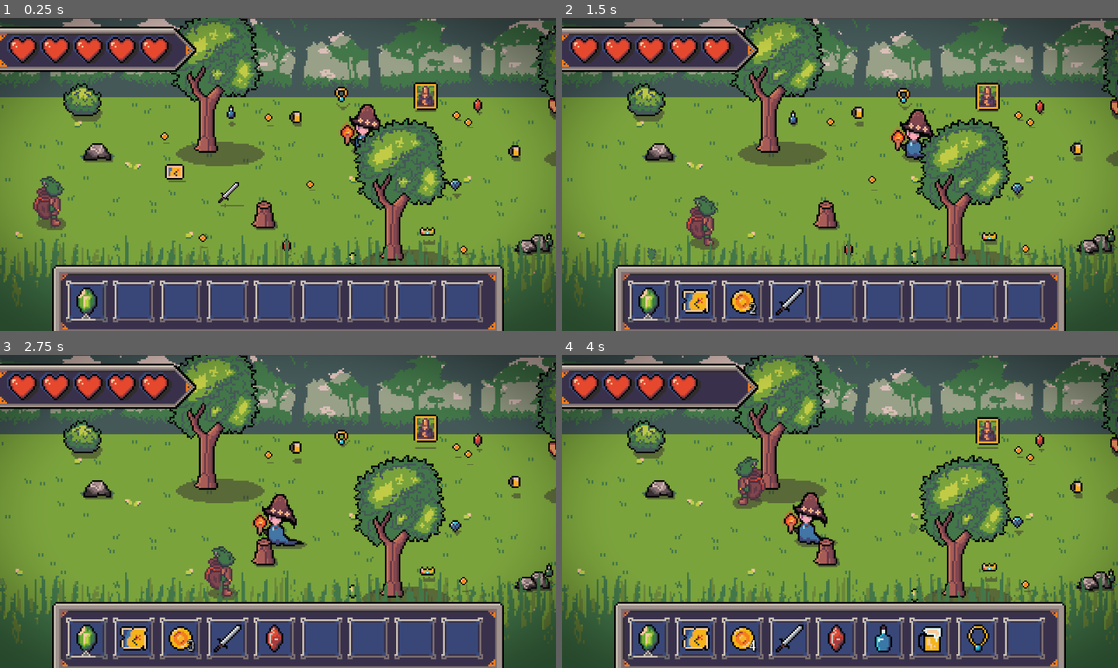
Above: before the commit, frames 1-4 (two rows, left to right).
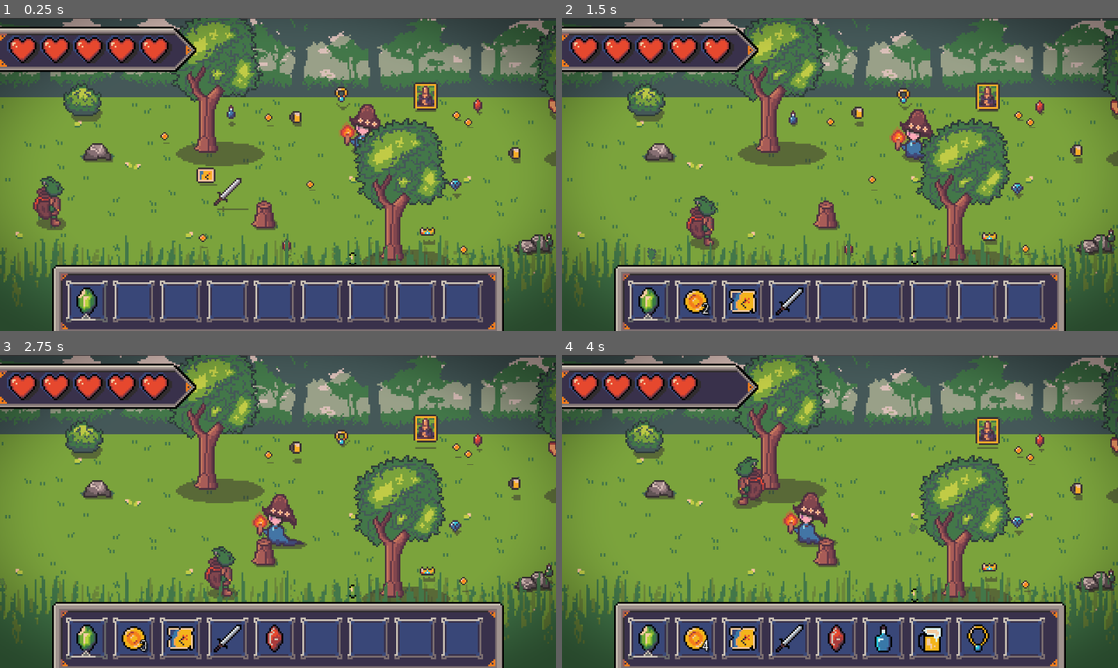
Above: after the commit, the same moments.

Repository: youkergav/Loot-Goblin
Game: Godot game, scene res://scenes/main.tscn
Same seed, same stepped clock (60 frames per second), same inputs: the game is played once before the commit and once after it.
Inputs:
- Up to frame 1 (0.25 s): no input
- Up to frame 2 (1.5 s): hold Right (ui_right) 0.53-1.28 s; hold Down (ui_down) from 1.28 s (still down)
- Up to frame 3 (2.75 s): release Down (ui_down) at 2.03 s; hold Right (ui_right) from 2.03 s (still down)
- Up to frame 4 (4 s): release Right (ui_right) at 2.78 s; hold Up (ui_up) 2.78-3.53 s; hold Left (ui_left) from 3.53 s (still down)

The runs differ from the first frame. In frame 1, 3.0% of the frame differs, in the area x 11-100%, y 0-78%; in frame 2, 3.1%; in frame 3, 3.2%, in the area x 11-100%, y 0-96%; in frame 4, 3.1%.

Commit message:
Soft outlines

Diff:
--- a/scenes/main.tscn
+++ b/scenes/main.tscn
@@ -435,9 +435,11 @@
 
 [node name="ItemSword" parent="World" instance=ExtResource("25_og1vs")]
 position = Vector2(133, 12)
+scale = Vector2(1, 1)
 
 [node name="ItemShield" parent="World" instance=ExtResource("26_2wyq8")]
 position = Vector2(373, -7)
+scale = Vector2(1, 1)
 
 [node name="ItemWand" parent="World" instance=ExtResource("24_yq6so")]
 position = Vector2(609, 15)
@@ -446,10 +448,10 @@
 position = Vector2(170, -33)
 
 [node name="ItemBeer2" parent="World" instance=ExtResource("28_2f3dj")]
-position = Vector2(296, -13)
+position = Vector2(296, -12)
 
 [node name="ItemMap" parent="World" instance=ExtResource("26_qkpxi")]
-position = Vector2(101, -1)
+position = Vector2(119, 1)
 
 [node name="ItemPainting1" parent="World" instance=ExtResource("27_5q0nq")]
 position = Vector2(526, -35)
--- a/scenes/packed/props/prop_bush.tscn
+++ b/scenes/packed/props/prop_bush.tscn
@@ -1,28 +1,35 @@
-[gd_scene load_steps=8 format=3 uid="uid://c3wjpww4ht0ni"]
+[gd_scene load_steps=9 format=3 uid="uid://c3wjpww4ht0ni"]
 
 [ext_resource type="Texture2D" uid="uid://xs6jtpb5wnne" path="res://sprites/props/bush_shadow.png" id="1_fwknk"]
 [ext_resource type="Script" uid="uid://dnpstnskbspcg" path="res://scripts/characters/randomize_idle.gd" id="1_raafb"]
 [ext_resource type="Texture2D" uid="uid://dehokb840lsh0" path="res://sprites/props/bush.png" id="2_raafb"]
 
-[sub_resource type="AtlasTexture" id="AtlasTexture_qebyh"]
+[sub_resource type="AtlasTexture" id="AtlasTexture_raafb"]
 atlas = ExtResource("2_raafb")
 region = Rect2(0, 0, 23, 21)
 
-[sub_resource type="AtlasTexture" id="AtlasTexture_o3ma7"]
+[sub_resource type="AtlasTexture" id="AtlasTexture_qebyh"]
 atlas = ExtResource("2_raafb")
 region = Rect2(23, 0, 23, 21)
 
+[sub_resource type="AtlasTexture" id="AtlasTexture_o3ma7"]
+atlas = ExtResource("2_raafb")
+region = Rect2(46, 0, 23, 21)
+
 [sub_resource type="AtlasTexture" id="AtlasTexture_vfigr"]
 atlas = ExtResource("2_raafb")
-region = Rect2(46, 0, 23, 21)
+region = Rect2(69, 0, 23, 21)
 
 [sub_resource type="SpriteFrames" id="SpriteFrames_iekhh"]
 animations = [{
 "frames": [{
 "duration": 2.0,
+"texture": SubResource("AtlasTexture_raafb")
+}, {
+"duration": 1.0,
 "texture": SubResource("AtlasTexture_qebyh")
 }, {
-"duration": 1.0,
+"duration": 2.0,
 "texture": SubResource("AtlasTexture_o3ma7")
 }, {
 "duration": 1.0,
@@ -44,6 +51,6 @@
 sprite_frames = SubResource("SpriteFrames_iekhh")
 animation = &"idle"
 autoplay = "idle"
-frame_progress = 0.049808852
+frame_progress = 0.54694647
 offset = Vector2(0, -4)
 script = ExtResource("1_raafb")
--- a/scenes/packed/props/prop_rock1.tscn
+++ b/scenes/packed/props/prop_rock1.tscn
@@ -1,7 +1,7 @@
 [gd_scene load_steps=4 format=3 uid="uid://b7l8viral71ia"]
 
-[ext_resource type="Texture2D" uid="uid://djq1nwy02dxqf" path="res://sprites/props/rock1_shadow.png" id="1_oijrm"]
-[ext_resource type="Texture2D" uid="uid://bdsurrafj36lf" path="res://sprites/props/rock1.png" id="1_ylsb1"]
+[ext_resource type="Texture2D" uid="uid://dasrq2otpdycs" path="res://sprites/props/prop_rock1_shadow.png" id="1_oijrm"]
+[ext_resource type="Texture2D" uid="uid://cmx032u3hlr3r" path="res://sprites/props/prop_rock1.png" id="2_lmx26"]
 
 [sub_resource type="RectangleShape2D" id="RectangleShape2D_uh3yy"]
 size = Vector2(16, 3)
@@ -13,11 +13,11 @@
 [node name="Shadow" type="Sprite2D" parent="."]
 z_index = -10
 texture = ExtResource("1_oijrm")
-offset = Vector2(1, 3)
+offset = Vector2(0, -0.5)
 
 [node name="Sprite2D" type="Sprite2D" parent="."]
-texture = ExtResource("1_ylsb1")
-offset = Vector2(0, -1)
+texture = ExtResource("2_lmx26")
+offset = Vector2(0, -0.5)
 
 [node name="CollisionShape2D" type="CollisionShape2D" parent="."]
 position = Vector2(0, 2)
--- a/scenes/packed/props/prop_rock2.tscn
+++ b/scenes/packed/props/prop_rock2.tscn
@@ -1,7 +1,7 @@
 [gd_scene load_steps=4 format=3 uid="uid://4ks8r0f8dfho"]
 
-[ext_resource type="Texture2D" uid="uid://d2pr3abhtqvxn" path="res://sprites/props/rock2.png" id="1_0ixta"]
-[ext_resource type="Texture2D" uid="uid://b10urj58jjojr" path="res://sprites/props/rock2_shadow.png" id="1_qajp3"]
+[ext_resource type="Texture2D" uid="uid://r6gnabs8qs01" path="res://sprites/props/prop_rock2_shadow.png" id="1_qajp3"]
+[ext_resource type="Texture2D" uid="uid://k51phpgcxtmg" path="res://sprites/props/prop_rock2.png" id="2_o1e3o"]
 
 [sub_resource type="RectangleShape2D" id="RectangleShape2D_uh3yy"]
 size = Vector2(20, 4)
@@ -13,11 +13,11 @@
 [node name="Shadow" type="Sprite2D" parent="."]
 z_index = -10
 texture = ExtResource("1_qajp3")
-offset = Vector2(0.5, 3.5)
+offset = Vector2(0, -0.5)
 
 [node name="Sprite2D" type="Sprite2D" parent="."]
-texture = ExtResource("1_0ixta")
-offset = Vector2(0, -1)
+texture = ExtResource("2_o1e3o")
+offset = Vector2(0, -0.5)
 
 [node name="CollisionShape2D" type="CollisionShape2D" parent="."]
 position = Vector2(-0.5, 2)
--- a/scenes/packed/props/prop_rock3.tscn
+++ b/scenes/packed/props/prop_rock3.tscn
@@ -1,7 +1,7 @@
 [gd_scene load_steps=4 format=3 uid="uid://miq5biuvfuab"]
 
-[ext_resource type="Texture2D" uid="uid://d1eoo1gh6iw6p" path="res://sprites/props/rock3_shadow.png" id="1_rqnwp"]
-[ext_resource type="Texture2D" uid="uid://b0jcbg030s5mx" path="res://sprites/props/rock3.png" id="1_u34ga"]
+[ext_resource type="Texture2D" uid="uid://c3ir6d2drg4hn" path="res://sprites/props/prop_rock3_shadow.png" id="1_rqnwp"]
+[ext_resource type="Texture2D" uid="uid://bncoj6ovkabkg" path="res://sprites/props/prop_rock3.png" id="2_rqnwp"]
 
 [sub_resource type="RectangleShape2D" id="RectangleShape2D_uh3yy"]
 size = Vector2(25, 4.75)
@@ -13,11 +13,11 @@
 [node name="Shadow" type="Sprite2D" parent="."]
 z_index = -10
 texture = ExtResource("1_rqnwp")
-offset = Vector2(1, 4.5)
+offset = Vector2(0, -0.5)
 
 [node name="Sprite2D" type="Sprite2D" parent="."]
-texture = ExtResource("1_u34ga")
-offset = Vector2(0, -1)
+texture = ExtResource("2_rqnwp")
+offset = Vector2(0, -0.5)
 
 [node name="CollisionShape2D" type="CollisionShape2D" parent="."]
 position = Vector2(0, 2.625)
--- a/scenes/packed/props/prop_tree_stump.tscn
+++ b/scenes/packed/props/prop_tree_stump.tscn
@@ -1,5 +1,6 @@
-[gd_scene load_steps=3 format=3 uid="uid://bqvuahjs2dfel"]
+[gd_scene load_steps=4 format=3 uid="uid://bqvuahjs2dfel"]
 
+[ext_resource type="Texture2D" uid="uid://dnlt3emripujb" path="res://sprites/props/prop_tree_stump_shadow.png" id="1_625lo"]
 [ext_resource type="Texture2D" uid="uid://dpgr5qqc0c711" path="res://sprites/props/prop_tree_stump.png" id="1_vprds"]
 
 [sub_resource type="RectangleShape2D" id="RectangleShape2D_uh3yy"]
@@ -9,9 +10,14 @@
 collision_layer = 4
 collision_mask = 3
 
+[node name="Shadow" type="Sprite2D" parent="."]
+z_index = -10
+texture = ExtResource("1_625lo")
+offset = Vector2(-0.5, -4)
+
 [node name="Sprite2D" type="Sprite2D" parent="."]
 texture = ExtResource("1_vprds")
-offset = Vector2(-0.5, -9)
+offset = Vector2(-0.5, -4)
 
 [node name="CollisionShape2D" type="CollisionShape2D" parent="."]
 position = Vector2(-1.5, 1.5)
Binary file changed: sprites/characters/shroomite.png
Binary file changed: sprites/items/item_beer.png
Binary file changed: sprites/items/item_berries_blue.png
Binary file changed: sprites/items/item_berries_red.png
Binary file changed: sprites/items/item_berry_blue.png
Binary file changed: sprites/items/item_berry_red.png
Binary file changed: sprites/items/item_book_blue.png
Binary file changed: sprites/items/item_book_green.png
Binary file changed: sprites/items/item_book_red.png
Binary file changed: sprites/items/item_button_blue.png
Binary file changed: sprites/items/item_button_green.png
Binary file changed: sprites/items/item_button_red.png
(and 56 more such lines)
